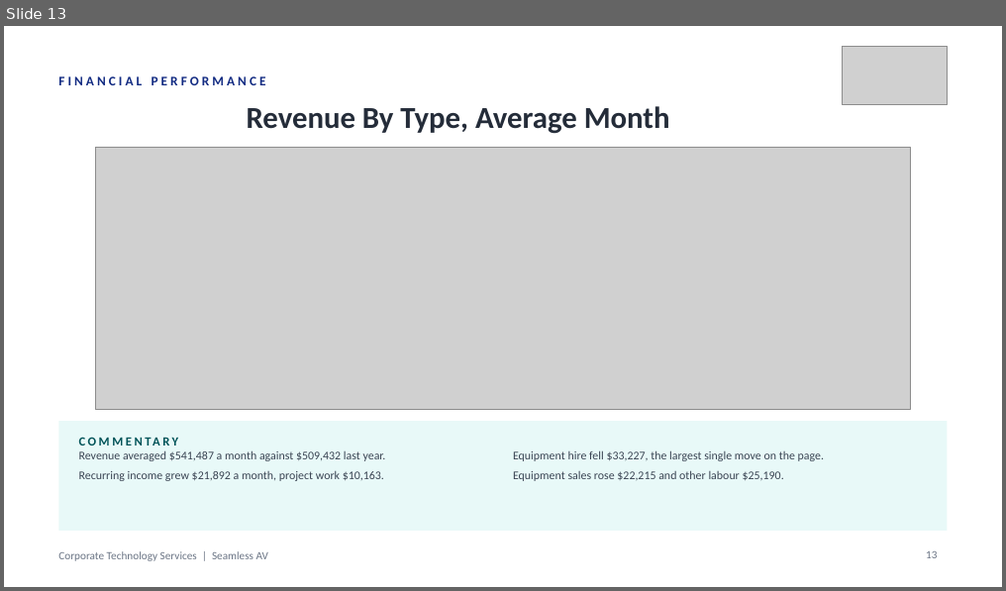
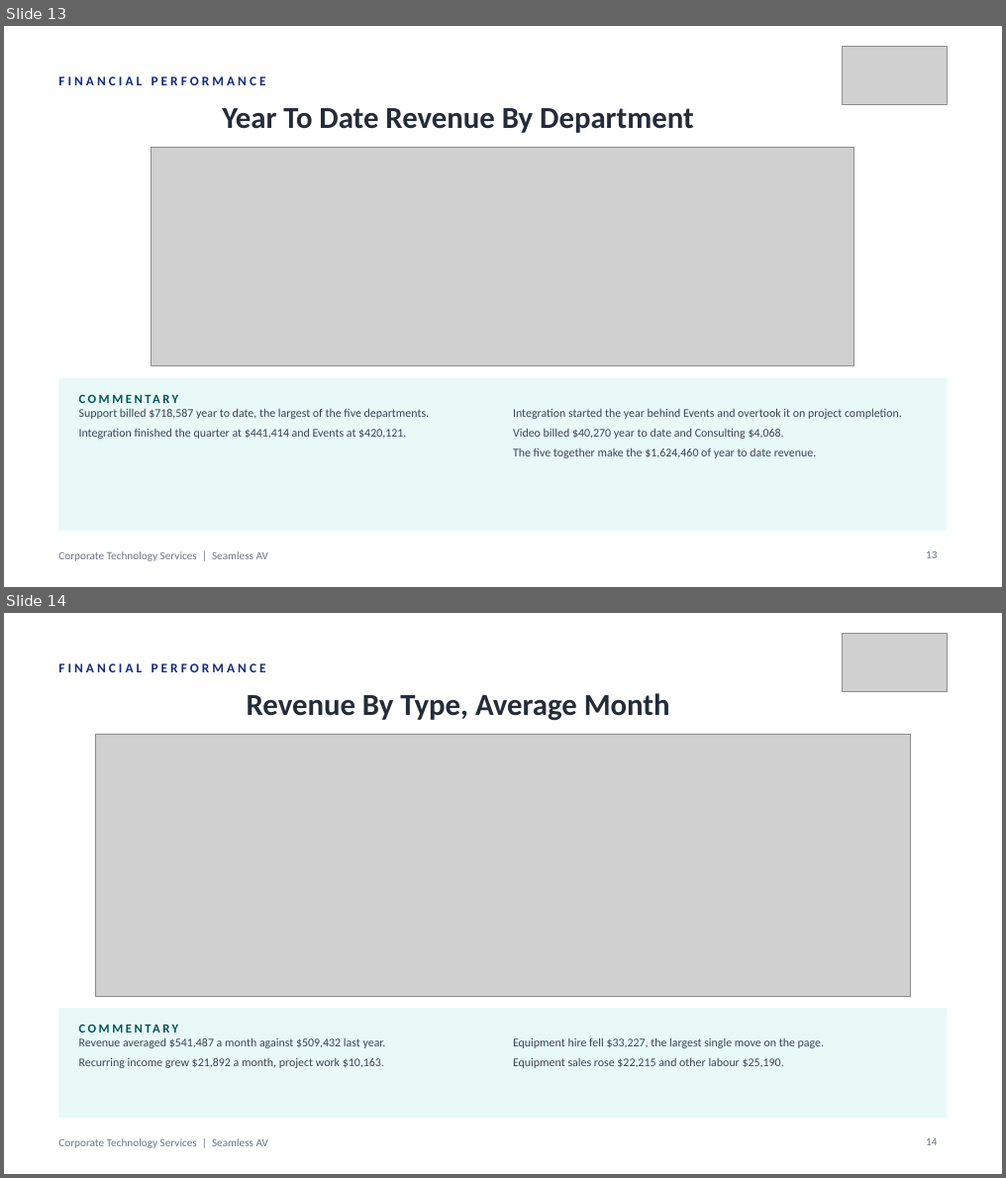
Before and after one commit to WesleyNelson-O33/Claude, a slide deck: deck/CTS Monthly Business Review - 30092026.pptx. Shown one above the other, each under a label of ours: slide 13 before the commit, slides 13 and 14 after it. The pictures are 1006x591 and 1006x1178 pixels, drawn with LibreOffice and Linux fonts; fonts in the diff are those of the drawing; grey boxes stand for pictures. Boxes give left, top, right and bottom in pixels: in the first picture for what was removed or moved away, otherwise in the second. Text is boxed around its words. In the diff, an @@ line names an element or a change of style, - is before the commit and + after.

```diff
--- a/deck/CTS Monthly Business Review - 30092026.pptx
+++ b/deck/CTS Monthly Business Review - 30092026.pptx
@@ slide 13 added at [4,26,1002,587], background #FFFFFF; not listed: 1 template element that a slide beside it also shows @@
@@ picture added at [843,46,947,105] @@
@@ text added at [58,76,266,85], 9.5 pt, text #122B82, bold @@
+FINANCIAL PERFORMANCE
@@ text added at [222,108,693,133], 22 pt, text #242C39, bold @@
+Year To Date Revenue By Department
@@ picture added at [152,148,854,367] @@
@@ rectangle added at [58,378,947,531], fill #E8F9F8 @@
@@ text added at [79,386,378,411], 9 pt, text #005358, bold @@
+COMMENTARY
@@ text added at [79,408,430,439], 8.5 pt, text #3A4453 @@
+Support billed $718,587 year to date, the largest of the five departments.
+Integration finished the quarter at $441,414 and Events at $420,121.
@@ text added at [513,408,902,459], 8.5 pt, text #3A4453 @@
+Integration started the year behind Events and overtook it on project completion.
+Video billed $40,270 year to date and Consulting $4,068.
+The five together make the $1,624,460 of year to date revenue.
@@ page number added at [926,552,937,559], 8 pt, text #6B7585 @@
+13
@@ what was slide 13 is now slide 14 @@
@@ page number at [926,1139,937,1146]: text changed @@
-13
+14
```
Also in this commit, not shown: 1 slide changed, 6 other files.
